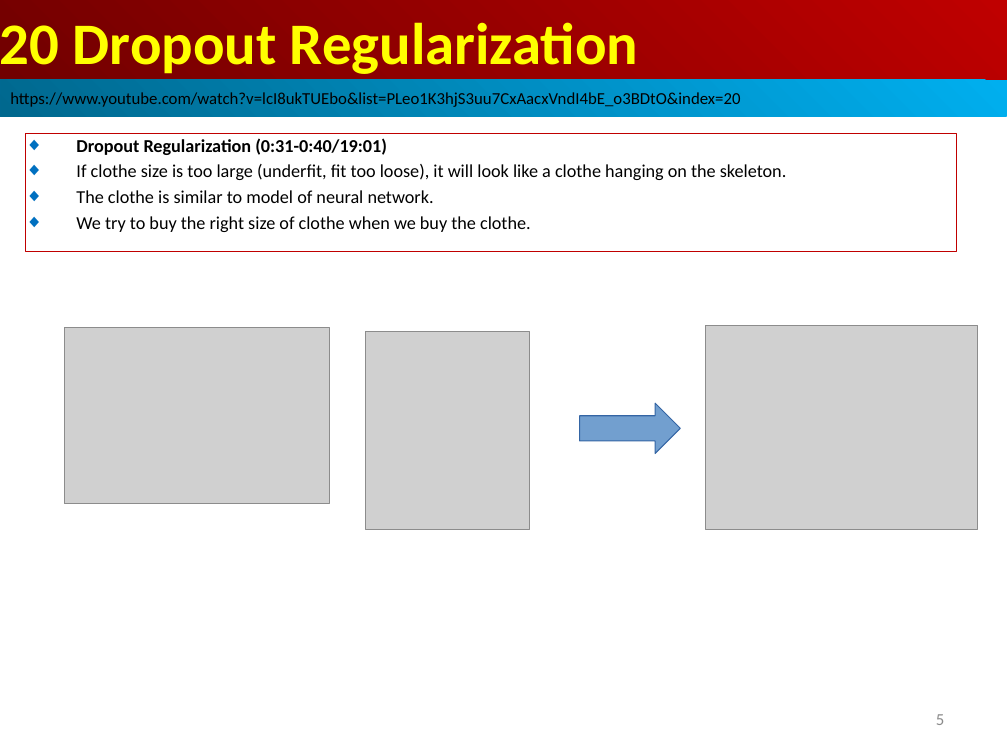
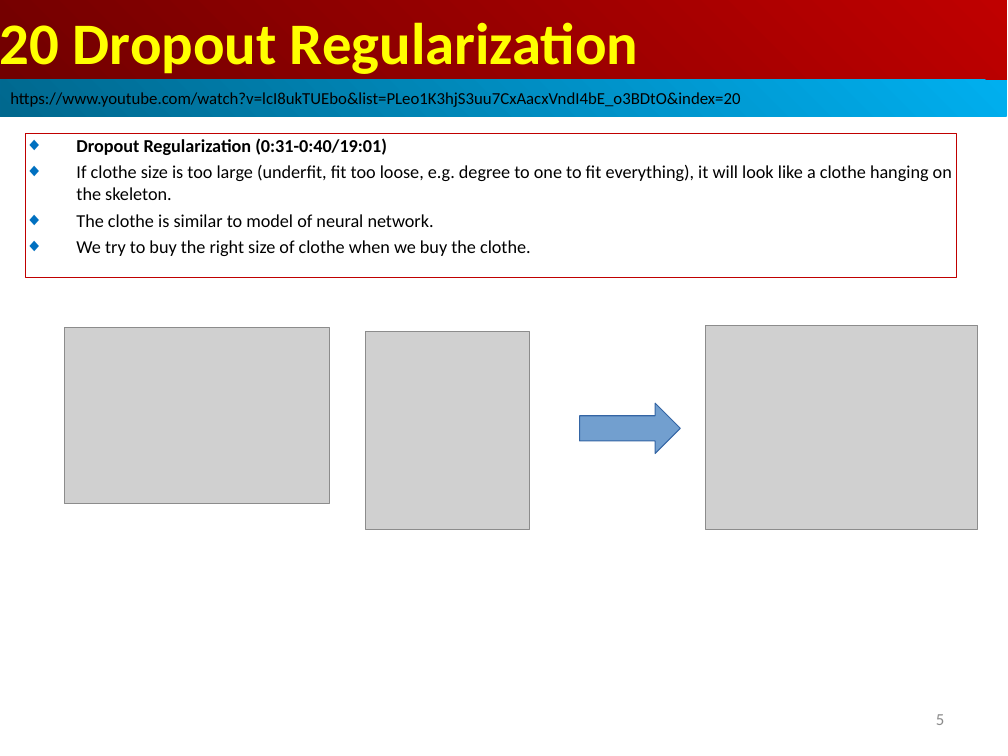
Before and after one commit to peterhchen/AIU_CS512_DL, a slide deck: slide 5 of 000_Lecture_Project/week10/001_Video/20.01_Dropout.ppt. Drawn at 1008x756 pixels with LibreOffice and Linux fonts; fonts in the diff are those of the drawing; grey boxes stand for pictures. Boxes give left, top, right and bottom in pixels: in the first picture for what was removed or moved away, otherwise in the second. Text is boxed around its words. In the diff, an @@ line names an element or a change of style, - is before the commit and + after.

```diff
--- a/000_Lecture_Project/week10/001_Video/20.01_Dropout.ppt
+++ b/000_Lecture_Project/week10/001_Video/20.01_Dropout.ppt
@@ rectangle "Dropout Regularization (0:31-0:40/19:01)": place and size @@
-rectangle "Dropout Regularization (0:31-0:40/19:01)" at [25, 134, 957, 252]
+rectangle "Dropout Regularization (0:31-0:40/19:01)" at [25, 134, 957, 277]
@@ text in rectangle at [76, 165, 952, 200]: text changed @@
-◆ If clothe size is too large (underfit, fit too loose), it will look like a clothe hanging on the skeleton.
+◆ If clothe size is too large (underfit, fit too loose, e.g. degree to one to fit everything), it will look like a clothe hanging on the skeleton.
```
Also in this commit, not shown: 8 other slides changed, 2 other files.
